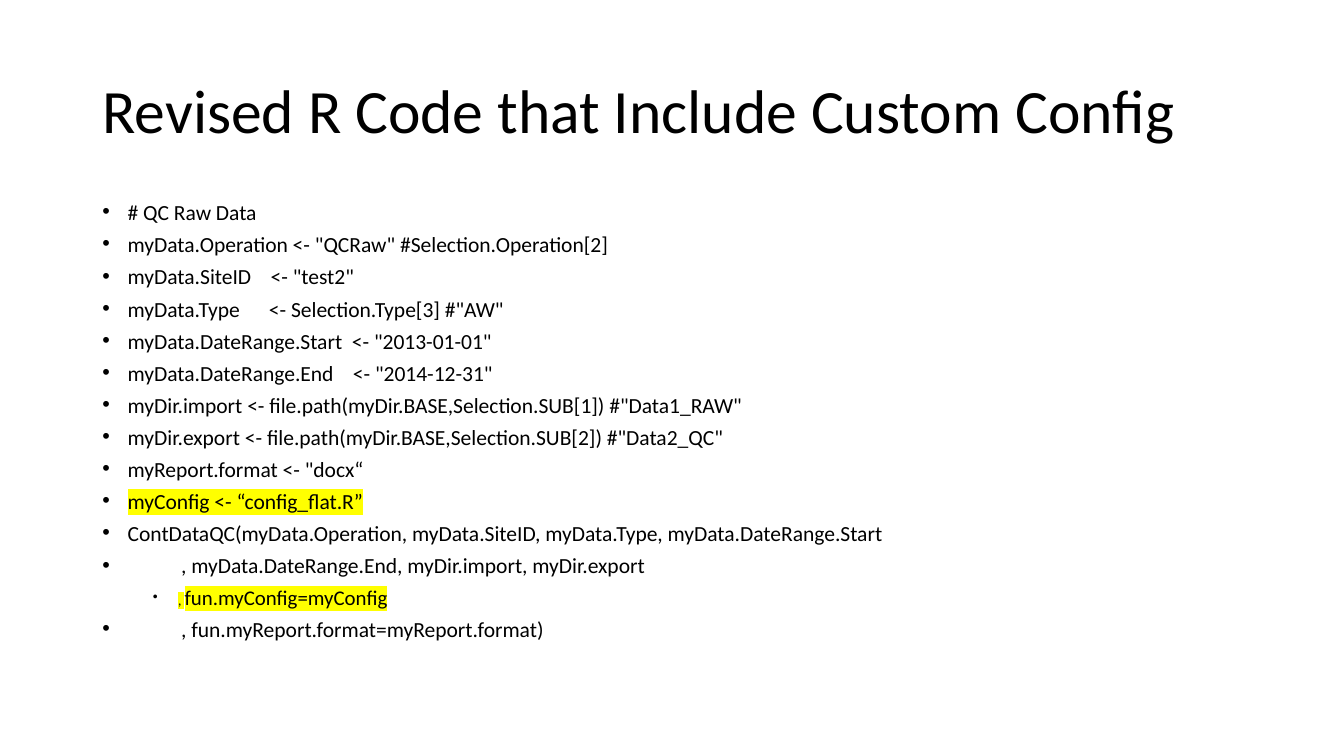
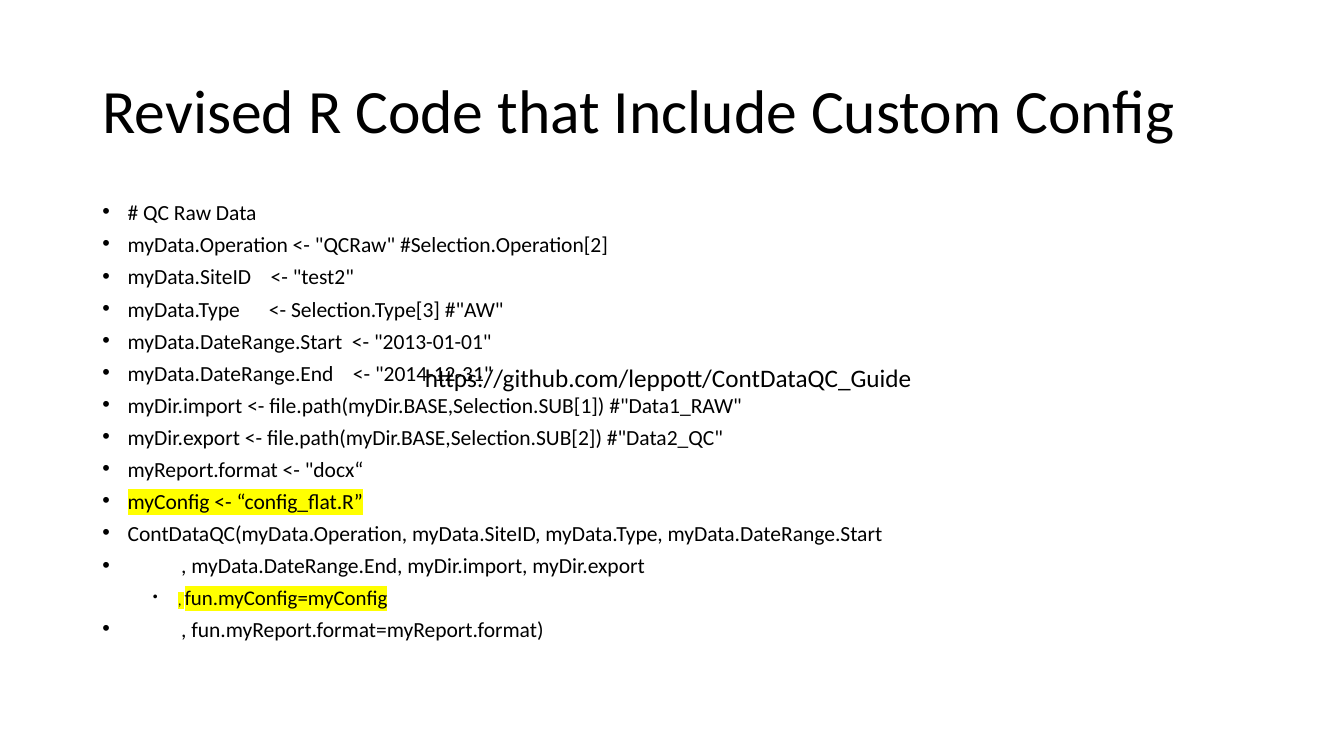
Before and after one commit to leppott/ContDataQC_Guide, a slide deck: slide 12 of ContDataQC_Guide_02_Config.pptx. Drawn at 1344x756 pixels with LibreOffice and Linux fonts; fonts in the diff are those of the drawing. Boxes give left, top, right and bottom in pixels: in the first picture for what was removed or moved away, otherwise in the second. Text is boxed around its words. In the diff, an @@ line names an element or a change of style, - is before the commit and + after.

```diff
--- a/ContDataQC_Guide_02_Config.pptx
+++ b/ContDataQC_Guide_02_Config.pptx
@@ text added at <box>425,367,911,392</box>, 18 pt, text #000000 @@
+https://github.com/leppott/ContDataQC_Guide
```
Also in this commit, not shown: 1 slide added, 16 other files.
